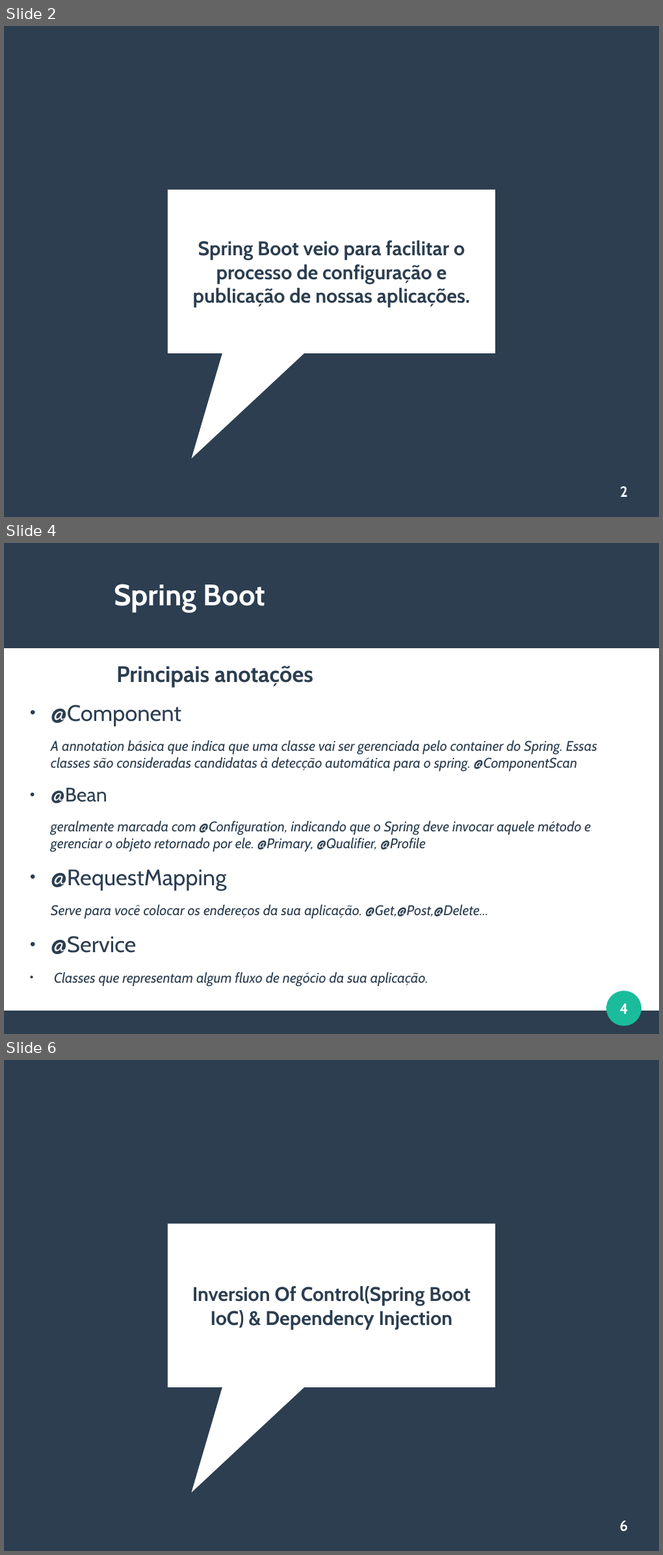
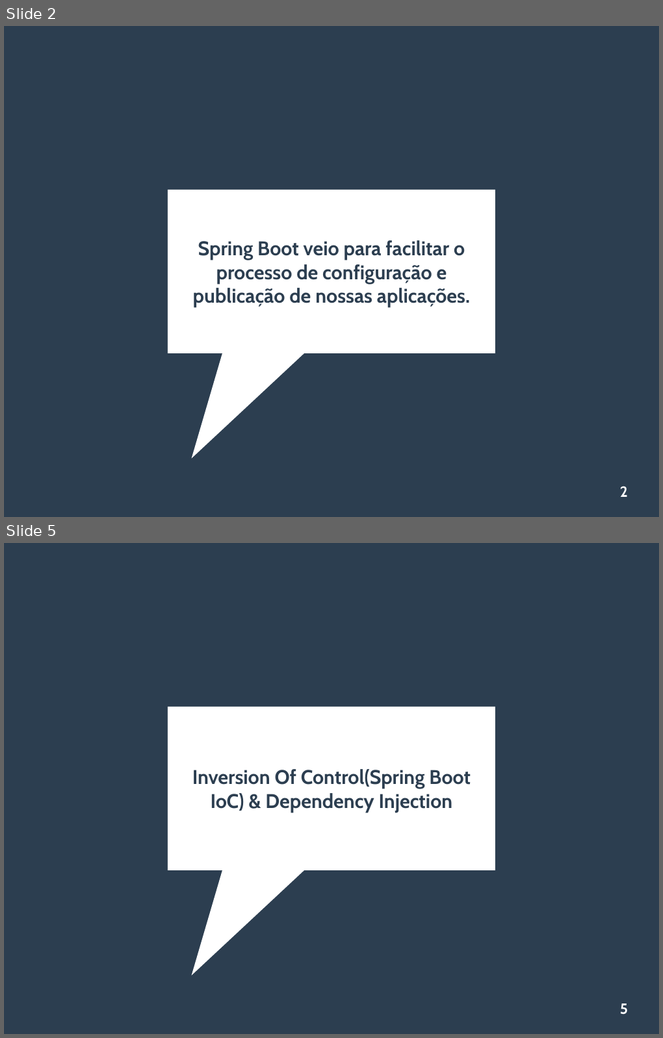
Before and after one commit to viniciusFortti/test, a slide deck: Apresentação/QuartaApresentacaoSpring.odp. Shown one above the other, each under a label of ours: slides 2, 4 and 6 before the commit, slides 2 and 5 after it; the slides between them are not shown. The pictures are 663x1555 and 663x1038 pixels, drawn with LibreOffice and Linux fonts; fonts in the diff are those of the drawing. Boxes give left, top, right and bottom in pixels: in the first picture for what was removed or moved away, otherwise in the second. Text is boxed around its words. In the diff, an @@ line names an element or a change of style, - is before the commit and + after.

```diff
--- a/Apresentação/QuartaApresentacaoSpring.odp
+++ b/Apresentação/QuartaApresentacaoSpring.odp
@@ slide 4 removed at (4,543,659,1034), background #FFFFFF @@
@@ rectangle removed at (4,543,659,648) @@
@@ title removed at (114,584,265,613) @@
-Spring Boot
@@ text removed at (51,666,597,986) @@
-Principais anotações
-● @Component
-A annotation básica que indica que uma classe vai ser gerenciada pelo container do Spring. Essas classes são consideradas candidatas à detecção automática para o spring. @ComponentScan
-● @Bean
-geralmente marcada com @Configuration, indicando que o Spring deve invocar aquele método e gerenciar o objeto retornado por ele. @Primary, @Qualifier, @Profile
-● @RequestMapping
-Serve para você colocar os endereços da sua aplicação. @Get,@Post,@Delete...
-● @Service
-● Classes que representam algum fluxo de negócio da sua aplicação.
@@ ellipse removed at (607,991,642,1027) @@
@@ page number removed at (620,1004,628,1014) @@
-4
@@ rectangle removed at (4,1011,659,1034) @@
@@ what was slide 6 is now slide 5 @@
@@ page number at (620,1004,628,1015): text changed @@
-6
+5
```
Also in this commit, not shown: 5 slides changed, 10 slides added, 4 other slides removed, 4 other files.
